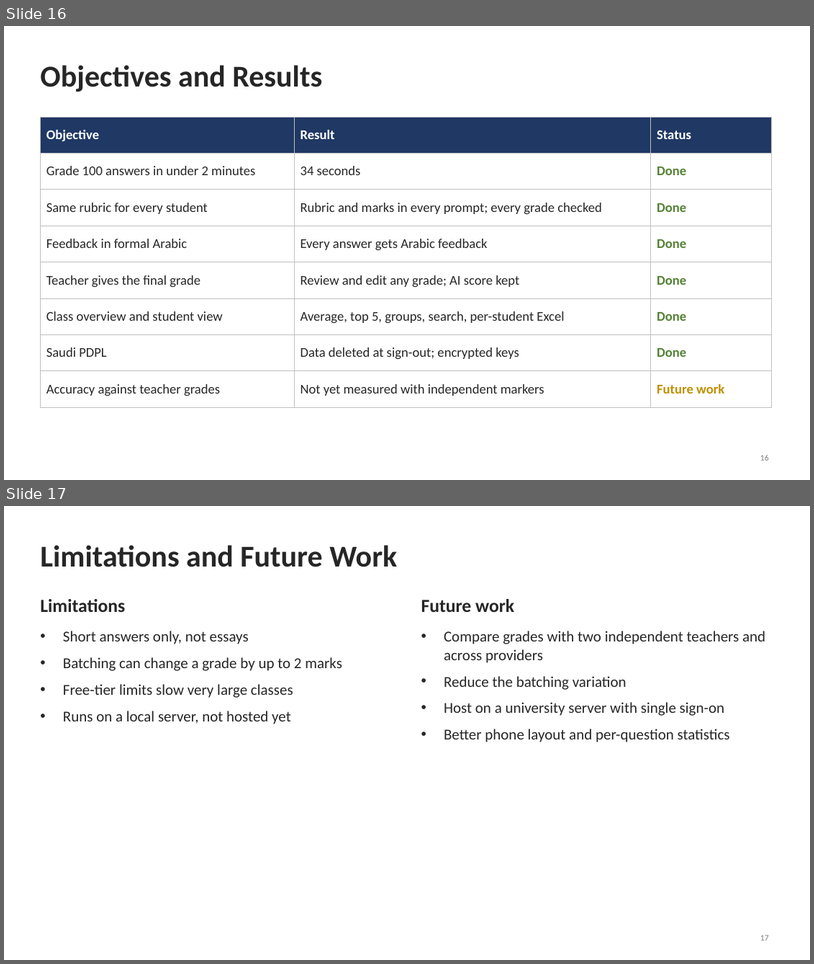
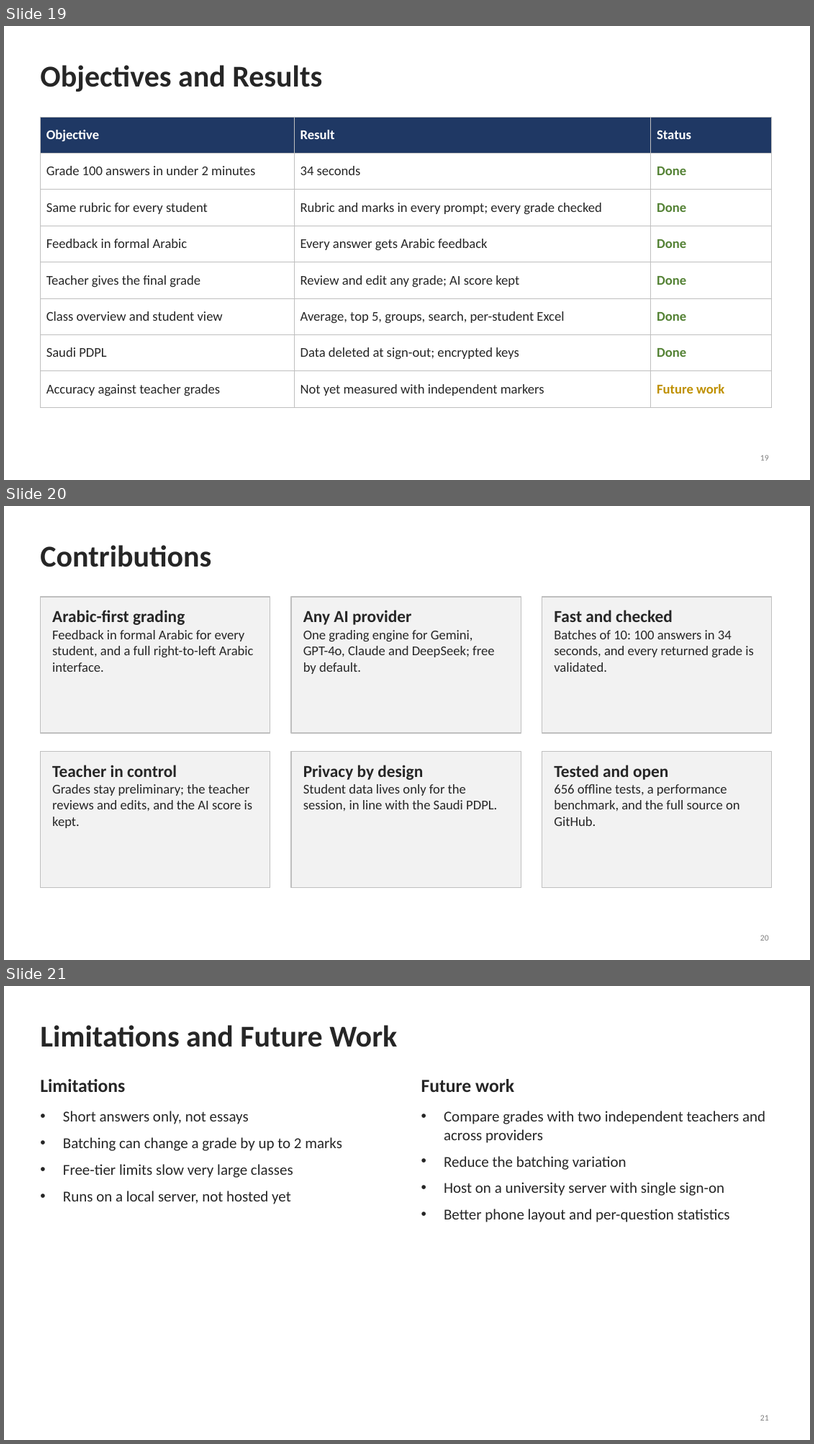
Before and after one commit to saif12ibr-pixel/qayyem, a slide deck: DOCUMENTS/Qayyem_Final_Defense.pptx. Shown one above the other, each under a label of ours: slides 16 and 17 before the commit, slides 19, 20 and 21 after it. The pictures are 814x964 and 814x1444 pixels, drawn with LibreOffice and Linux fonts; fonts in the diff are those of the drawing. Boxes give left, top, right and bottom in pixels: in the first picture for what was removed or moved away, otherwise in the second. Text is boxed around its words. In the diff, an @@ line names an element or a change of style, - is before the commit and + after.

```diff
--- a/DOCUMENTS/Qayyem_Final_Defense.pptx
+++ b/DOCUMENTS/Qayyem_Final_Defense.pptx
@@ slide 20 added at [4,506,810,960], background #FFFFFF @@
@@ title added at [40,545,211,567], 36 pt, text #262626, bold @@
+Contributions
@@ rectangle added at [40,597,270,733], fill #F2F2F2, outline #BFBFBF 1 pt @@
@@ text added at [52,610,254,672], 16 pt, text #262626 @@
+Arabic-first grading
+Feedback in formal Arabic for every student, and a full right-to-left Arabic interface.
@@ rectangle added at [291,597,521,733], fill #F2F2F2, outline #BFBFBF 1 pt @@
@@ text added at [304,610,494,674], 16 pt, text #262626 @@
+Any AI provider
+One grading engine for Gemini, GPT-4o, Claude and DeepSeek; free by default.
@@ rectangle added at [543,597,772,733], fill #F2F2F2, outline #BFBFBF 1 pt @@
@@ text added at [554,610,754,672], 16 pt, text #262626 @@
+Fast and checked
+Batches of 10: 100 answers in 34 seconds, and every returned grade is validated.
@@ rectangle added at [40,751,270,887], fill #F2F2F2, outline #BFBFBF 1 pt @@
@@ text added at [52,764,253,828], 16 pt, text #262626 @@
+Teacher in control
+Grades stay preliminary; the teacher reviews and edits, and the AI score is kept.
@@ rectangle added at [291,751,521,887], fill #F2F2F2, outline #BFBFBF 1 pt @@
@@ text added at [304,764,497,811], 16 pt, text #262626 @@
+Privacy by design
+Student data lives only for the session, in line with the Saudi PDPL.
@@ rectangle added at [543,751,772,887], fill #F2F2F2, outline #BFBFBF 1 pt @@
@@ text added at [554,764,741,826], 16 pt, text #262626 @@
+Tested and open
+656 offline tests, a performance benchmark, and the full source on GitHub.
@@ page number added at [761,934,769,940], 10 pt, text #7F7F7F @@
+20
@@ what was slide 16 is now slide 19 @@
@@ what was slide 17 is now slide 21 @@
@@ page number at [761,1414,769,1420]: text changed @@
-17
+21
```
Also in this commit, not shown: 3 slides changed, 6 other slides added, 8 other files.
